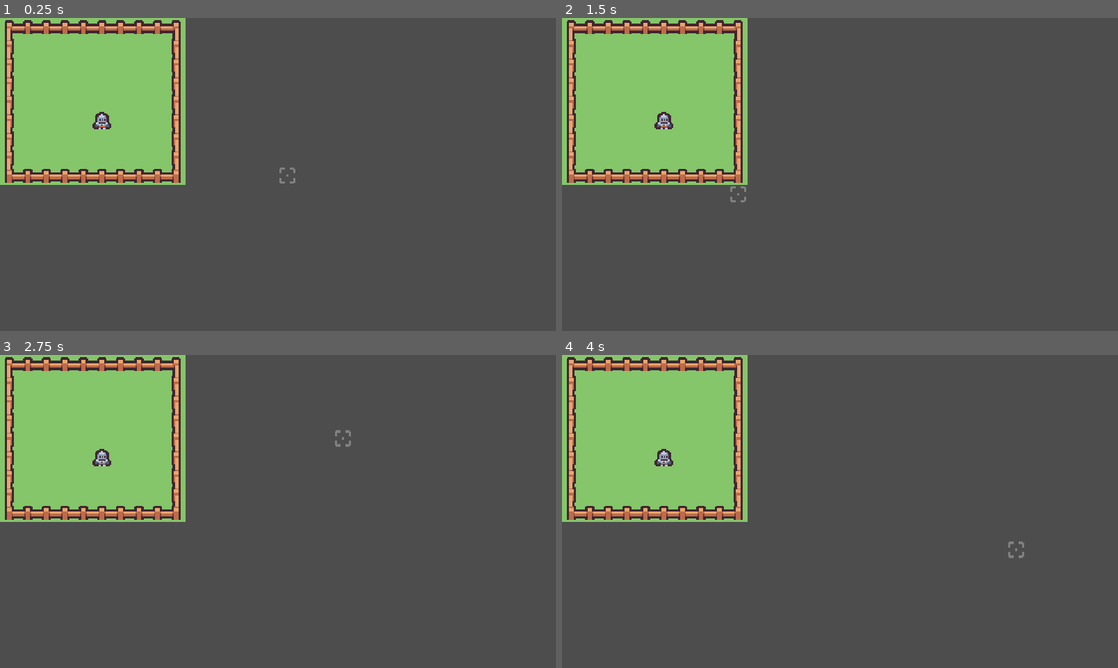
Above: before the commit, frames 1-4 (two rows, left to right).
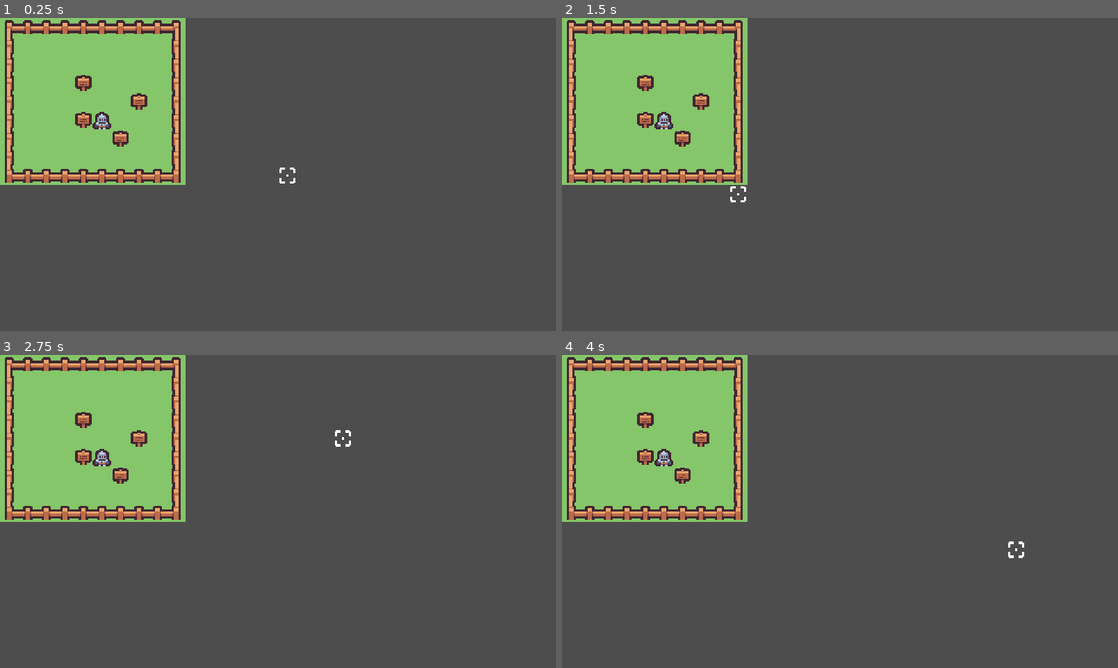
Above: after the commit, the same moments.

Repository: SonarCreature/super-cool-awesome-game
Game: Godot game, scene res://Levels/Board.tscn
The game is run twice, just before and just after one commit, with the same random seed, the same clock (stepped at 60 frames per second) and the same inputs.
Inputs (mouse positions are in pixels of both pictures, inside the frame that each line leads up to):
- Up to frame 1 (0.25 s): no input
- Up to frame 2 (1.5 s): tap Enter at 0.5 s; move the mouse to (962, 158) at 0.52 s; click (962, 158) at 0.6 s; tap Space at 1.25 s; move the mouse to (728, 190) at 1.27 s; click (728, 190) at 1.35 s
- Up to frame 3 (2.75 s): tap Enter at 2 s; move the mouse to (333, 442) at 2.02 s; click (333, 442) at 2.1 s
- Up to frame 4 (4 s): tap Space at 2.75 s; move the mouse to (812, 574) at 2.77 s; click (812, 574) at 2.85 s; tap Enter at 3.5 s; move the mouse to (1006, 558) at 3.52 s; click (1006, 558) at 3.6 s

The runs differ from the first frame. In frame 1, 0.6% of the frame differs, in the area x 13-54%, y 18-53%; in frame 2, 0.6%; in frame 3, 0.6%, in the area x 13-64%, y 18-42%; in frame 4, 0.6%.
Error before the commit: Invalid access to property or key '(21, 7)' on a base object of type 'Dictionary'. (res://Levels/Board.gd:17)
Error after the commit: Invalid access to property or key '(21, 7)' on a base object of type 'Dictionary'. (res://Levels/Board.gd:19)

Commit message:
unit movement, basic functionality

Diff:
--- a/Levels/Board.gd
+++ b/Levels/Board.gd
@@ -3,10 +3,12 @@
 #import resources
 @export var map : TileMap
 var map_data : Dictionary = {}
+var obstacles = []
 
 # Called when the node enters the scene tree for the first time.
 func _ready():
 	var cells = map.get_used_cells(0)
+	obstacles = map.get_used_cells(1)
 	for cell in cells:
 		map_data[cell] = CellData.new()
 		map_data[cell].position = cell
--- a/Levels/Board.tscn
+++ b/Levels/Board.tscn
@@ -291,10 +291,12 @@
 layer_0/name = "Ground"
 layer_0/tile_data = PackedInt32Array(0, 1, 0, 65536, 1, 0, 131072, 1, 0, 196608, 1, 0, 262144, 1, 0, 327680, 1, 0, 3932 …(1117 unchanged characters)…
 layer_1/name = "Obstacles"
-layer_1/tile_data = PackedInt32Array(0, 524289, 3, 9, 655361 …(529 unchanged characters)…  4, 393225, 655361, 4, 458761, 655361, 4)
+layer_1/tile_data = PackedInt32Array(0, 524289, 3, 9, 655361 …(529 unchanged characters)…  4, 393225, 655361, 4, 458761, 655361, 4, 327684, 720897, 6, 196612, 720897, 6, 262151, 720897, 6, 393222, 720897, 6)
 layer_2/name = "Cursors"
-layer_2/modulate = Color(1, 1, 1, 0.286275)
 layer_2/tile_data = PackedInt32Array()
+layer_3/name = "Highlight"
+layer_3/modulate = Color(1, 1, 1, 0.45098)
+layer_3/tile_data = PackedInt32Array()
 
 [node name="BoardController" type="Node2D" parent="."]
 script = ExtResource("4_t1kwp")
--- a/Levels/BoardController.gd
+++ b/Levels/BoardController.gd
@@ -4,6 +4,7 @@
 #idk why i have to access the board this way, but it works
 @onready var board = get_parent()
 var map_position : Vector2i
+var active_unit : Unit
 
 # Called when the node enters the scene tree for the first time.
 func _init():
@@ -16,8 +17,13 @@
 	update_cursor(new_position)
 	if Input.is_action_just_pressed("left_click"):
 		if is_occupied(new_position):
-			var unit = board.get_cell_data(new_position).occupant
-			unit.display_movement()
+			active_unit = board.get_cell_data(new_position).occupant
+			active_unit.display_movement()
+		else:
+			if active_unit != null:
+				print(active_unit.get_move_cells())
+				try_move(active_unit, new_position)
+				wipe_highlight()
 		#print(board.get_cell_data(new_position).position)
 	pass
 
@@ -46,4 +52,16 @@
 	board.get_cell_data(cell).occupant = unit
 
 func highlight_tile(cell : Vector2i):
-	board.map.set_cell(2, cell, 1, Vector2(1,2))
+	board.map.set_cell(3, cell, 1, Vector2(1,2))
+
+func try_move(unit, cell : Vector2i):
+
+	if cell in unit.move_cells:
+		set_occupant(unit.board_position, null)
+		set_occupant(cell, unit)
+		unit.board_position = cell
+		unit.position = board.get_map().map_to_local(cell)
+
+func wipe_highlight():
+	for cell in board.map_data:
+		board.map.set_cell(3, cell, -1, Vector2(1,2))
--- a/Units/Unit.gd
+++ b/Units/Unit.gd
@@ -1,7 +1,7 @@
 class_name Unit extends Node2D
 
 @onready var controller = get_parent()
-var board_position : Vector2 = Vector2(0,0)
+var board_position : Vector2i = Vector2i(0,0)
 var movement = 3
 var move_cells = []
 var stop = 100
@@ -17,10 +17,13 @@
 func display_movement():
 	move_cells = []
 	find_valid_movement(board_position, 0)
-	print(move_cells)
+	#print(move_cells)
 	for cell in move_cells:
-		controller.highlight_tile(cell)
-	return
+		if cell == board_position:
+			move_cells.erase(cell)
+		else:
+			controller.highlight_tile(cell)
+	return move_cells
 
 func find_valid_movement(cell : Vector2i, cost : int):
 	var north = Vector2i(cell.x, cell.y - 1)
@@ -33,7 +36,7 @@
 				if (east in move_cells) == true:
 					if (west in move_cells)==true:
 						return
-	if (cost > movement) :
+	if (cost > movement) || cell in controller.board.obstacles:
 		return
 	else:
 		move_cells.append(cell)
@@ -47,3 +50,6 @@
 	if cell in controller.board.map_data:
 		return controller.board.get_cell_data(cell).move_cost
 	return 9999
+
+func get_move_cells():
+	return move_cells
